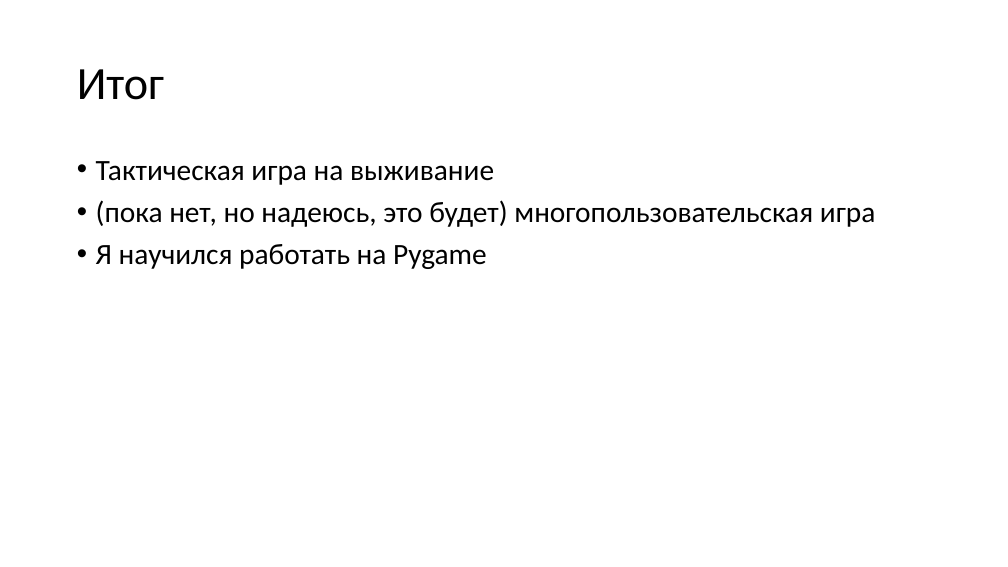
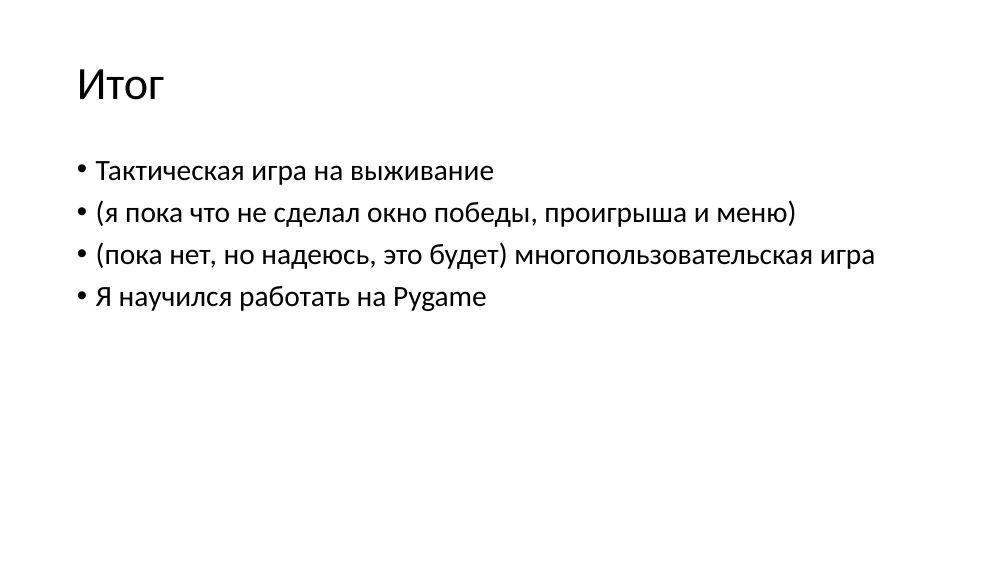
Before and after one commit to Similar3101/Forbidden-Desert-PC-Edition, a slide deck: slide 6 of Презентация.pptx (slide 5 before the commit). Drawn at 1008x567 pixels with LibreOffice and Linux fonts; fonts in the diff are those of the drawing. Boxes give left, top, right and bottom in pixels: in the first picture for what was removed or moved away, otherwise in the second. Text is boxed around its words. In the diff, an @@ line names an element or a change of style, - is before the commit and + after.

```diff
--- a/Презентация.pptx
+++ b/Презентация.pptx
@@ text at [96,200,796,227]: paragraph added @@
+• (я пока что не сделал окно победы, проигрыша и меню)
```
Also in this commit, not shown: 1 other slide changed, 2 slides added, 1 slide removed, 39 other files.
